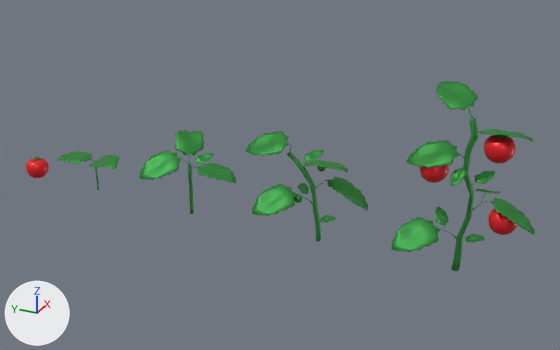
Before and after pictures for a commit that changed the FBX model Assets/Models/Plants Shell Folder/Resources/Plants/tomato.fbx.
Both versions are drawn from a 50 mm lens placed at (-2.082, -0.672, 1.248), pointed at (0.024, 0.275, 0.195). Arrows for +X, +Y and +Z are at lower left; the lights stay in place. Where no turn or scale is listed for an object, it has been applied to the vertices.

The older version as bpy lines, for what is in view:
```python
ob_fruit = bpy.data.objects.new('Fruit', me_sphere_005)
ob_fruit.location = (0.009, 1.283, 0.046)
ob_stage1 = bpy.data.objects.new('Stage1', me_plane_001)
ob_stage1.location = (0.005, 1.086, 0.124)
ob_stage2 = bpy.data.objects.new('Stage2', me_cube_004)
ob_stage2.location = (-0.004, 0.601, 0.175)
ob_stage3 = bpy.data.objects.new('Stage3', me_plane_010)
ob_stage3.location = (-0.043, 0.101, 0.292)
ob_stage4 = bpy.data.objects.new('Stage4', me_sphere_010)
ob_stage4.location = (-0.047, -0.413, 0.434)
```
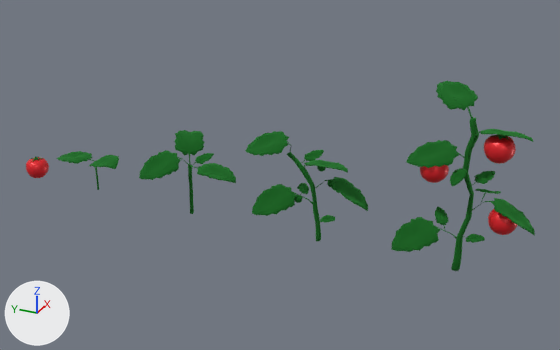
Where the newer file only moved an object's origin or applied its transform, the numbers keep the older frame.

Where the change shows, as pixel boxes (x1, y1, x2, y2) in the pictures (560 x 350 px):
'Stage4', surface changed
    both: (391, 81, 535, 271)
'Stage3', surface changed
    both: (246, 131, 368, 241)
'Stage2', surface changed
    both: (139, 130, 236, 214)
'Stage1', surface changed
    both: (57, 151, 119, 190)

The edits, one by one:
In material 'Material.001' (mat_material_001), metallic goes from 0.646 to 1.0.
In material 'Material.001' (mat_material_001), roughness goes from 0.559 to 1.0.
